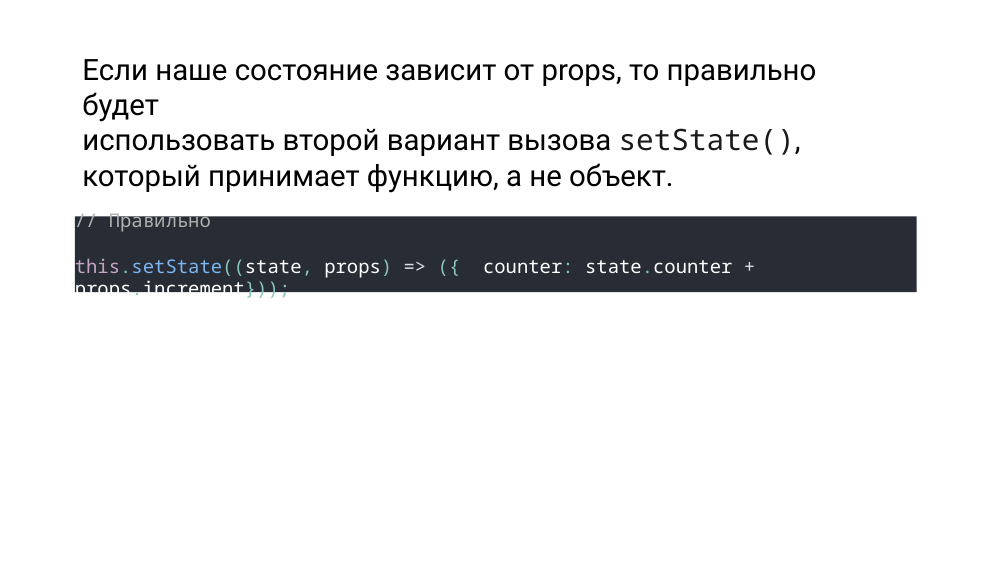
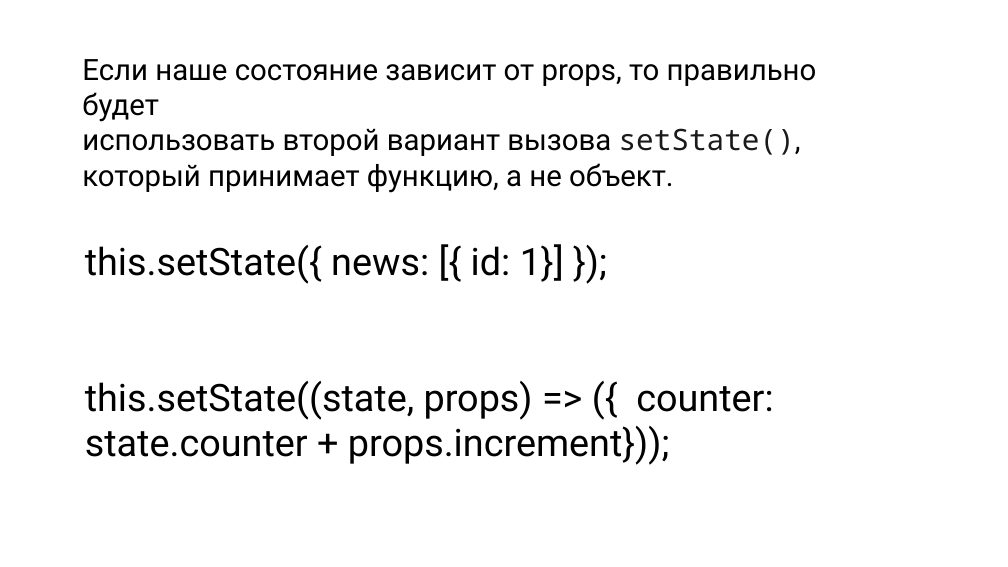
Before and after one commit to spiderpoul/react-redux-hooks, a slide deck: slide 7 of React.pptx (slide 9 before the commit). Drawn at 1008x567 pixels with LibreOffice and Linux fonts; fonts in the diff are those of the drawing. Boxes give left, top, right and bottom in pixels: in the first picture for what was removed or moved away, otherwise in the second. Text is boxed around its words. In the diff, an @@ line names an element or a change of style, - is before the commit and + after.

```diff
--- a/React.pptx
+++ b/React.pptx
@@ text "this.setState({ news: [{ id: 1}] ..." moved from (x1=75, y1=220, x2=917, y2=289) to (x1=85, y1=244, x2=773, y2=465) @@
@@ text "this.setState({ news: [{ id: 1}] ..." at (x1=85, y1=244, x2=773, y2=465): vertical alignment middle to top; fill #282C34 to none @@
@@ text at (x1=85, y1=244, x2=773, y2=465): text changed; size 18 to 36 pt; font Noto Sans Mono to Roboto; text colour #FFFFFF to #000000 @@
-// Правильно
-this.setState((state, props) => ({ counter: state.counter + props.increment}));
+this.setState({ news: [{ id: 1}] });
+this.setState((state, props) => ({ counter: state.counter + props.increment}));
```
Also in this commit, not shown: 7 other slides changed, 3 slides added, 2 slides removed, 3 other files.
